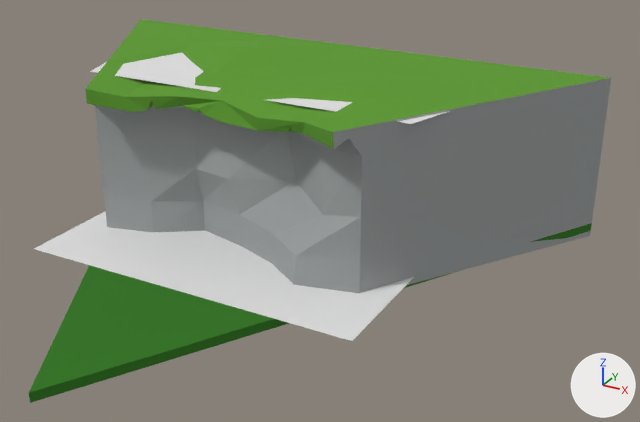
Renders of the Blender file public/assets/tiles.blend from each side of a commit.
The view is the same before and after, from a 50 mm lens placed at (0.773, -0.642, 0.685), pointed at (0.147, 0.496, 0.116). The lights are fixed; the arrows at lower right show +X, +Y and +Z. The same objects are shown in both versions, whatever each file hides.

In view in the first picture: 'bushes3', 'ground.003', 'hill.003', 'rocks3'.
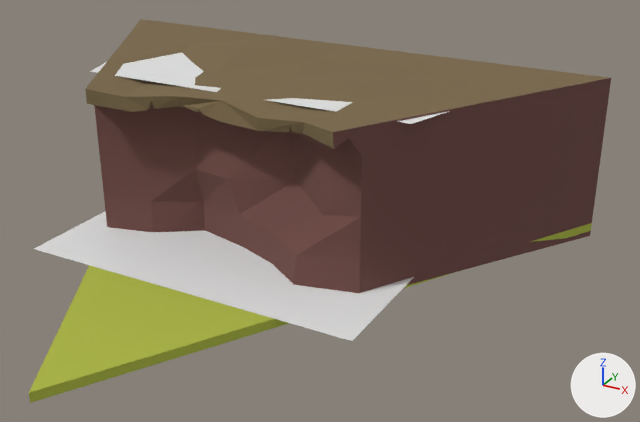
Where the newer file only moved an object's origin or applied its transform, the numbers keep the older frame.

What changed in the scene script:
```text
Change mat_ground:
    mat_ground.base_color: (0.0367, 0.188, 0.0182) -> (0.429, 0.491, 0.0666)  # dark green #367825 -> yellow #afba49
Change mat_top:
    mat_top.base_color: (0.117, 0.332, 0.0343) -> (0.205, 0.15, 0.0782)  # green #609c34 -> brown #7d6c4f
Change mat_stone:
    mat_stone.base_color: (0.352, 0.371, 0.371) -> (0.168, 0.0723, 0.063)  # grey #a0a4a4 -> brown #724c47
```

Location of each change, [x1, y1, x2, y2] in pixels of the pictures (640 x 422 px):
'hill.003', recoloured: [85, 19, 611, 293] in both
'ground.003', recoloured (green to yellow): [29, 223, 592, 403] in both
